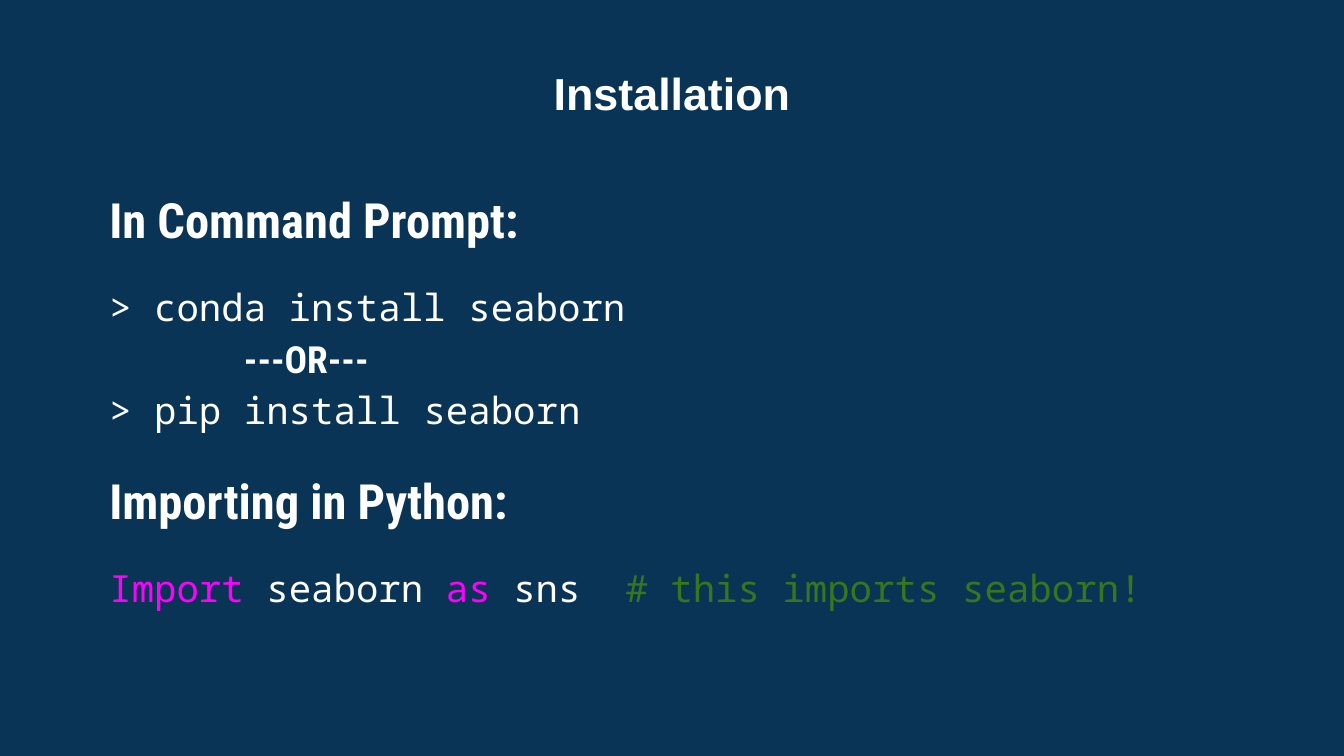
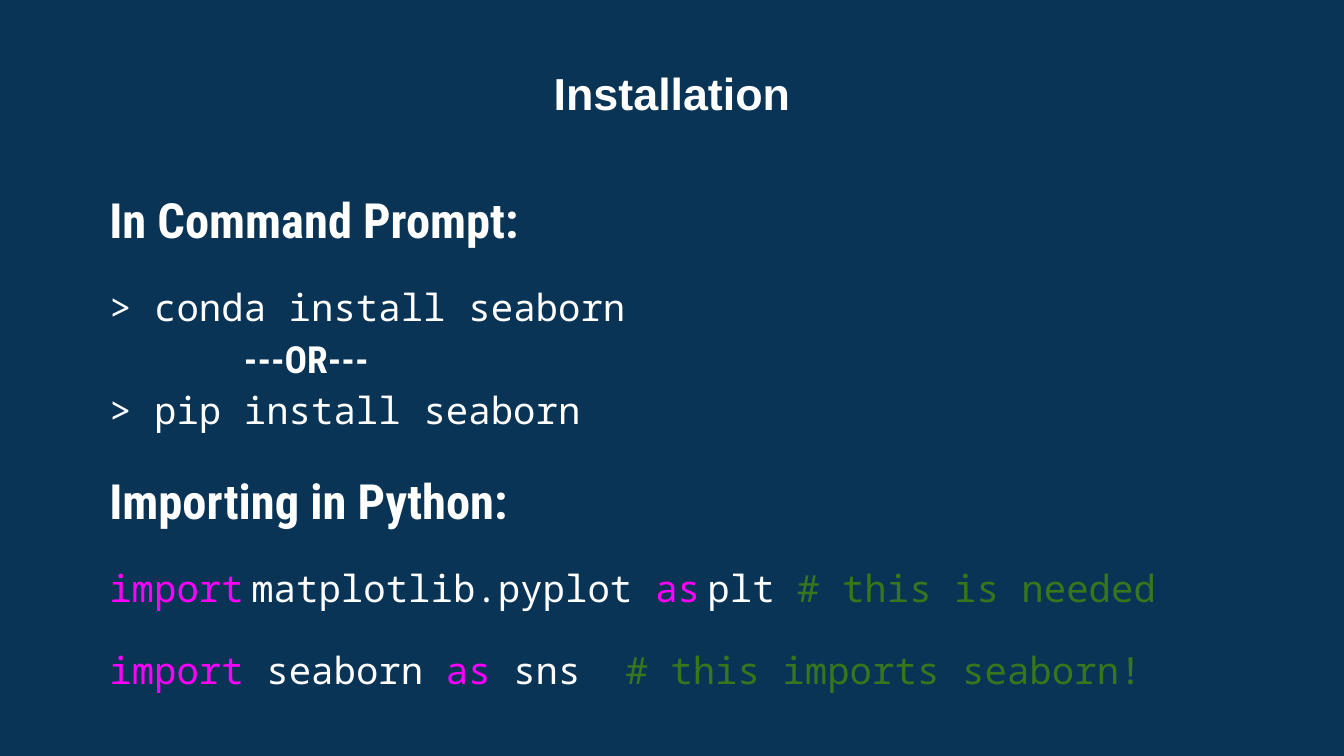
Before and after one commit to ohamed/ML-Training, a slide deck: slide 5 of pptx/04 Seaborn.pptx. Drawn at 1344x756 pixels with LibreOffice and Linux fonts; fonts in the diff are those of the drawing; background and template pictures are left out. Boxes give left, top, right and bottom in pixels: in the first picture for what was removed or moved away, otherwise in the second. Text is boxed around its words. In the diff, an @@ line names an element or a change of style, - is before the commit and + after.

Commit message:
matplotlib and seaborn are dependent

```diff
--- a/pptx/04 Seaborn.pptx
+++ b/pptx/04 Seaborn.pptx
@@ text at <box>109,573,1156,693</box>: text changed @@
-Import seaborn as sns # this imports seaborn!
+import matplotlib.pyplot as plt # this is needed
+import seaborn as sns # this imports seaborn!
```
